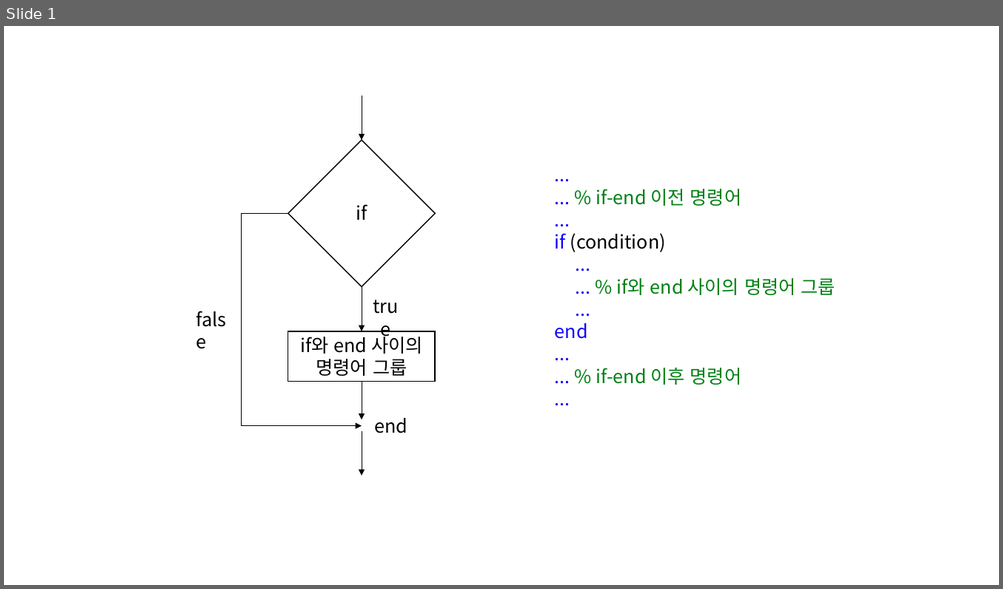
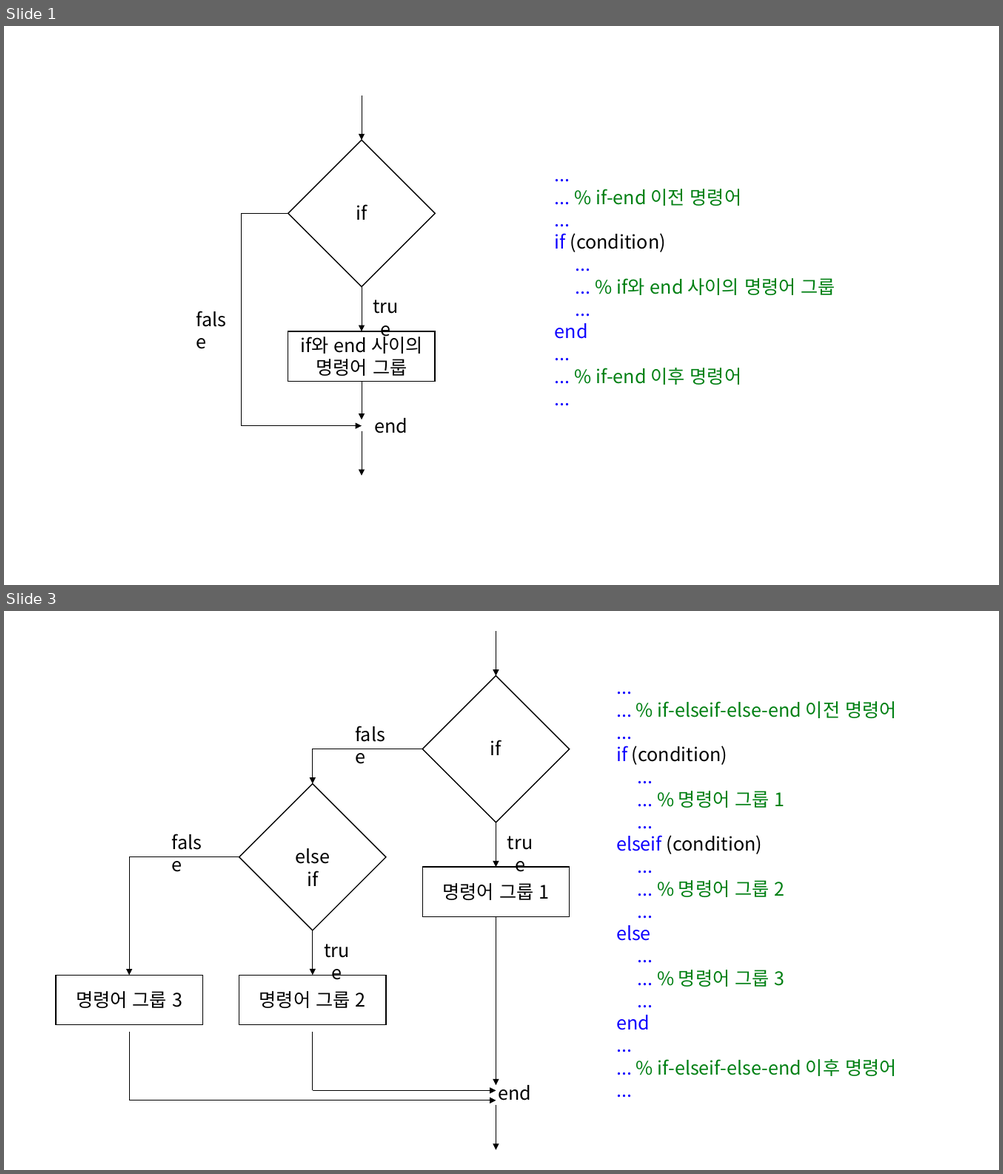
Before and after one commit to matlabtutorial/matlabtutorial.github.io, a slide deck: images/matlab_basics/4. control_statement/1. conditional/pics.pptx. Shown one above the other, each under a label of ours: slide 1 before the commit, slides 1 and 3 after it; the slides between them are not shown. The pictures are 1003x589 and 1003x1174 pixels, drawn with LibreOffice and Linux fonts; fonts in the diff are those of the drawing. Boxes give left, top, right and bottom in pixels: in the first picture for what was removed or moved away, otherwise in the second. Text is boxed around its words. In the diff, an @@ line names an element or a change of style, - is before the commit and + after.

```diff
--- a/images/matlab_basics/4. control_statement/1. conditional/pics.pptx
+++ b/images/matlab_basics/4. control_statement/1. conditional/pics.pptx
@@ slide 3 added at box(4, 611, 999, 1170), background #FFFFFF @@
@@ text added at box(616, 701, 896, 1076), 18 pt, text #008013 @@
+...
+... % if-elseif-else-end 이전 명령어
+...
+if (condition)
+...
+... % 명령어 그룹 1
+...
+elseif (condition)
+...
+... % 명령어 그룹 2
+...
+else
+...
+... % 명령어 그룹 3
+...
+end
+...
+... % if-elseif-else-end 이후 명령어
+...
@@ group added at box(56, 631, 569, 1150): 10 texts, 9 arrows, 4 lines, 3 rectangles, 2 diamonds @@
+if
+false
+true
+명령어 그룹 1
+end
+else if
+false
+true
+명령어 그룹 2
+명령어 그룹 3
```
Also in this commit, not shown: 1 other slide added, 2 other files.
